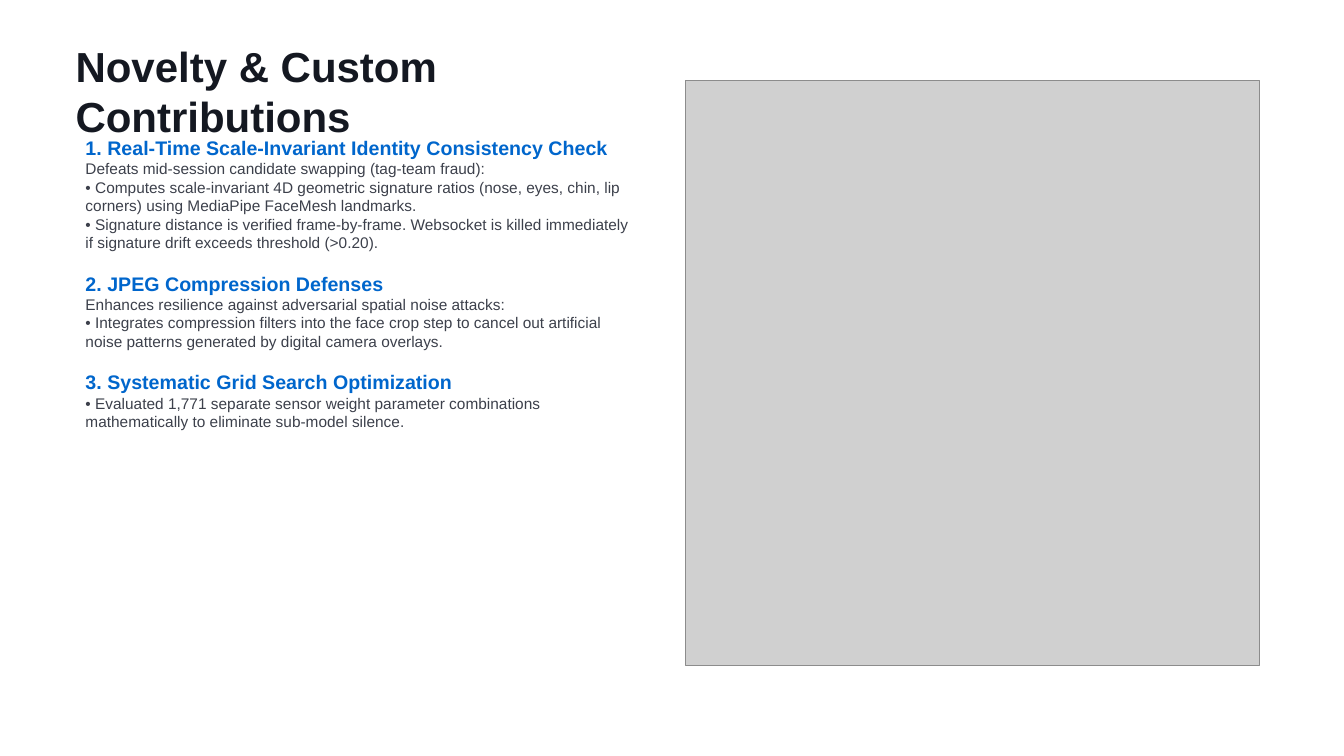
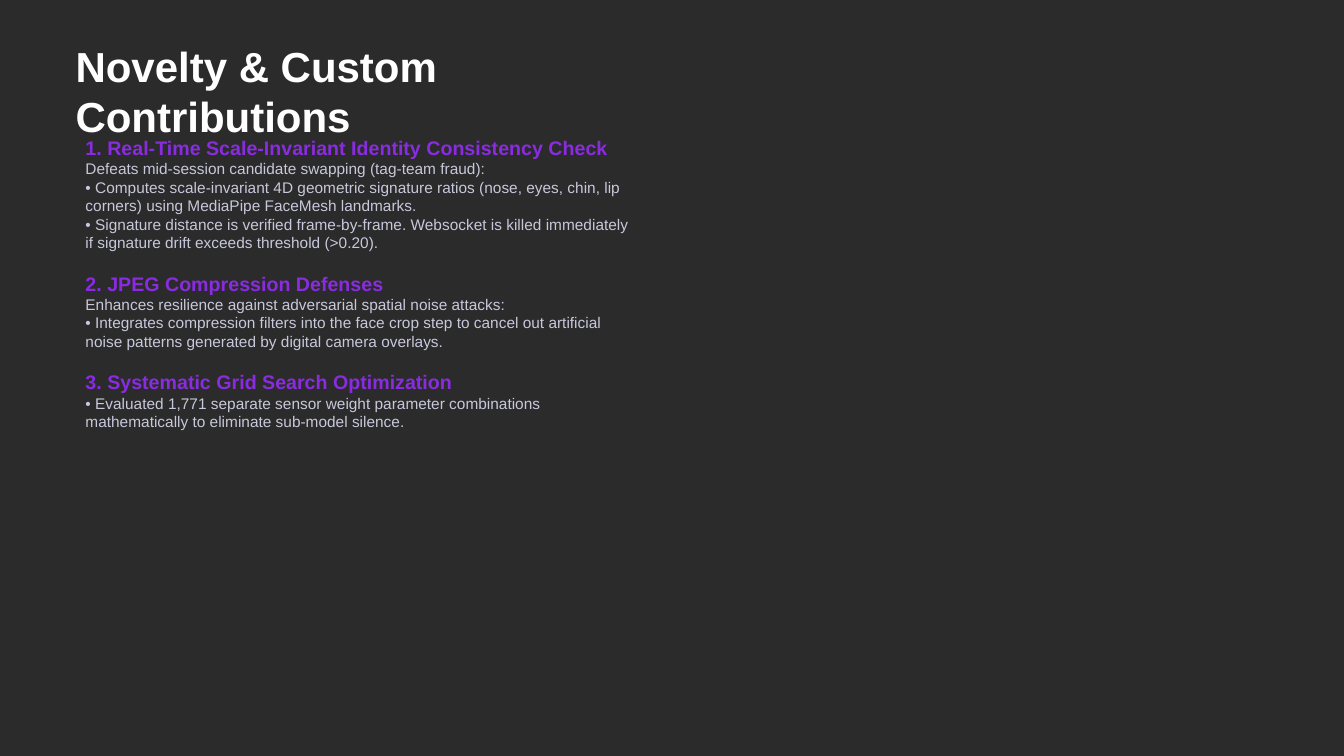
Before and after one commit to sthavirpunwatkar/SHIELD-Secure-Human-Identity-Liveness-Evaluation-Detection, a slide deck: slide 6 of reports/cdac_project_review.pptx. Drawn at 1344x756 pixels with LibreOffice and Linux fonts; fonts in the diff are those of the drawing; grey boxes stand for pictures; background and template pictures are left out; a plain dark background stands for a picture behind light text. Boxes give left, top, right and bottom in pixels: in the first picture for what was removed or moved away, otherwise in the second. Text is boxed around its words. In the diff, an @@ line names an element or a change of style, - is before the commit and + after.

Commit message:
Revert "docs: Change presentation theme to minimal office white, adding bounded pictures on the right side"
This reverts commit 8804d2d124e5f92f57e4803d180f0205777603bb.

```diff
--- a/reports/cdac_project_review.pptx
+++ b/reports/cdac_project_review.pptx
@@ background #FFFFFF to picture (left out) @@
@@ text "Novelty & Custom Contributions" at (76,51,437,133): text colour #141821 to #FFFFFF @@
@@ picture removed at (686,81,1260,665) @@
@@ text "1. Real-Time Scale-Invariant Identity Consistency ..." at (85,141,628,430): text colour #0066CC to #8A2BE2 in "1. Real-Time Scale-Invariant Identity Consistency Check", "2. JPEG Compression Defenses", "3. Systematic Grid Search Optimization"; text colour #3C404B to #C8C8DC in "Defeats mid-session candidate swapping (tag-team fraud): • ...", "Enhances resilience against adversarial spatial noise attack ...", "• Evaluated 1,771 separate sensor weight parameter ..." @@
```
Also in this commit, not shown: 6 other slides changed, 4 other files.
